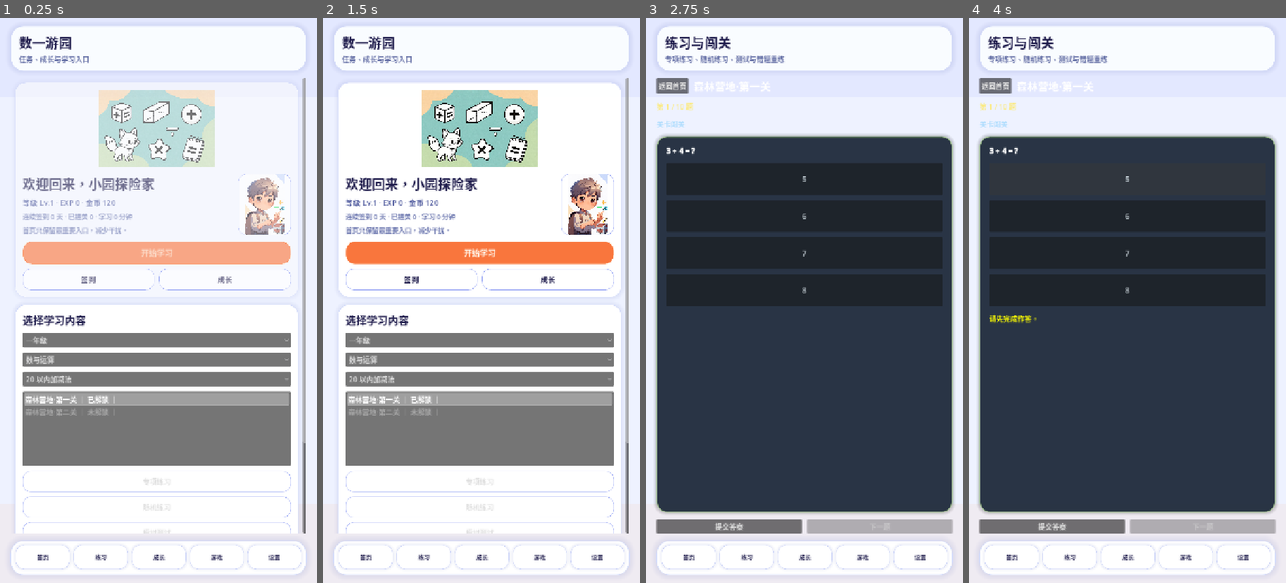
Above: before the commit, frames 1-4 (left to right).
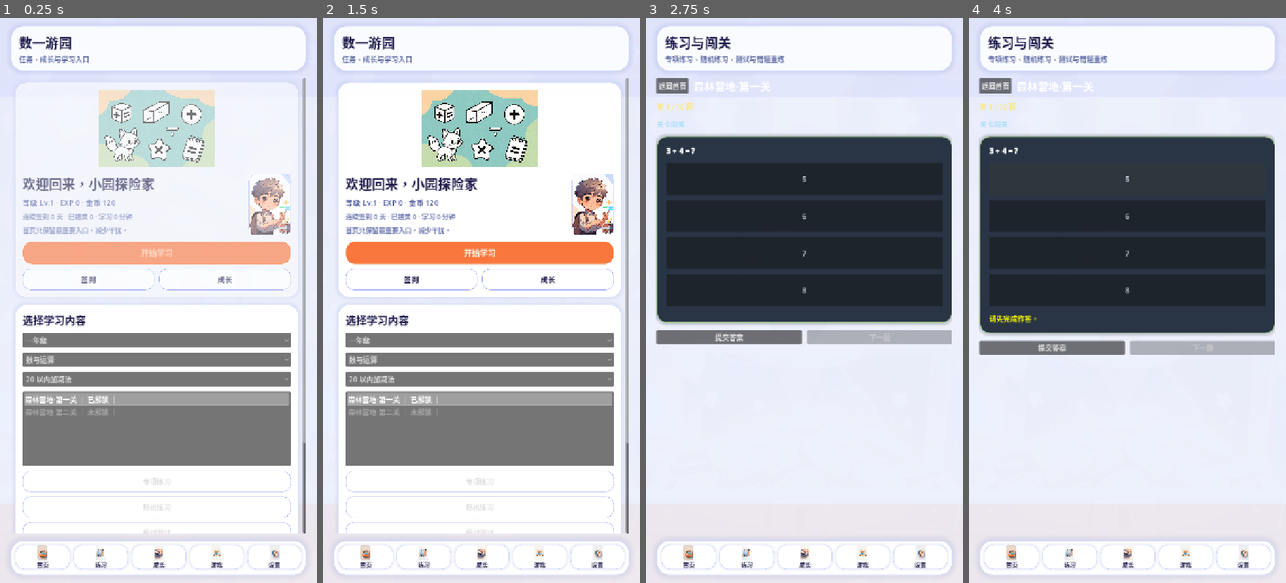
Above: after the commit, the same moments.

Repository: luminzon-ops/shuyi
Game: Godot game, scene res://scenes/App.tscn
Same seed, same stepped clock (60 frames per second), same inputs: the game is played once before the commit and once after it.
Inputs:
- Up to frame 1 (0.25 s): no input
- Up to frame 2 (1.5 s): click "开始学习" at 0.5 s; click "返回首页" at 1.25 s
- Up to frame 3 (2.75 s): click "开始学习" at 2 s
- Up to frame 4 (4 s): click "提交答案" at 2.75 s; click "5" at 3.5 s

The runs differ from the first frame. In frame 1, 1.4% of the frame differs, in the area x 11-92%, y 27-98%; in frame 2, 1.5%; in frame 3, 35%, in the area x 2-98%, y 21-98%; in frame 4, 33%.

Commit message:
fix: resolve broken asset references and improve mobile layout
- Replace 19 removed third-party asset references in 6 scenes with
  available generated assets (nav icons, mascots, module icons, effects)
- Add ScrollContainer to SettingsScreen and PracticeScreen for mobile
- Reduce MascotCard size in HomeScreen (120→96px) for text space
- Make click sound optional (graceful fallback when audio file missing)
- Fix VisualRow in MiniGameScreen to HBoxContainer (previous commit)

Co-Authored-By: Claude Opus 4.7 <noreply@anthropic.com>

Diff:
--- a/shuyi_playland/scenes/App.tscn
+++ b/shuyi_playland/scenes/App.tscn
@@ -1,12 +1,12 @@
 [gd_scene load_steps=13 format=3]
 
 [ext_resource type="Script" path="res://scripts/core/app.gd" id="1_app"]
-[ext_resource type="Texture2D" path="res://assets/mini_games/dungeon/tiles/0x72_DungeonTilesetII_v1.7.png" id="2_dungeon_bg"]
-[ext_resource type="Texture2D" path="res://assets/ui/icons/system/32x32/book_01a.png" id="3_nav_home"]
-[ext_resource type="Texture2D" path="res://assets/ui/icons/system/32x32/book_02a.png" id="4_nav_practice"]
-[ext_resource type="Texture2D" path="res://assets/ui/icons/system/32x32/crystal_01a.png" id="5_nav_growth"]
-[ext_resource type="Texture2D" path="res://assets/ui/icons/system/32x32/coin_01a.png" id="6_nav_game"]
-[ext_resource type="Texture2D" path="res://assets/ui/icons/system/32x32/gem_01a.png" id="7_nav_settings"]
+[ext_resource type="Texture2D" path="res://assets/generated/scenes/result_celebration_scene.jpg" id="2_dungeon_bg"]
+[ext_resource type="Texture2D" path="res://assets/generated/nav_home_icon_v2.png" id="3_nav_home"]
+[ext_resource type="Texture2D" path="res://assets/generated/nav_practice_icon_v2.png" id="4_nav_practice"]
+[ext_resource type="Texture2D" path="res://assets/generated/nav_growth_icon_v2.png" id="5_nav_growth"]
+[ext_resource type="Texture2D" path="res://assets/generated/nav_game_icon_v2.png" id="6_nav_game"]
+[ext_resource type="Texture2D" path="res://assets/generated/nav_settings_icon_v2.png" id="7_nav_settings"]
 
 [sub_resource type="StyleBoxFlat" id="StyleBoxFlat_app_header"]
 bg_color = Color(0.980392, 0.988235, 1, 0.98)
--- a/shuyi_playland/scenes/growth/GrowthScreen.tscn
+++ b/shuyi_playland/scenes/growth/GrowthScreen.tscn
@@ -1,9 +1,9 @@
 [gd_scene load_steps=9 format=3]
 
 [ext_resource type="Script" path="res://scripts/ui/growth_screen.gd" id="1"]
-[ext_resource type="Texture2D" path="res://assets/ui/icons/system/16x16/book_01a.png" id="2_growth_book"]
-[ext_resource type="Texture2D" path="res://assets/ui/icons/system/16x16/coin_01a.png" id="3_growth_coin"]
-[ext_resource type="Texture2D" path="res://assets/mini_games/pickups/food/Treasure/LittleTreasureChest.png" id="4_growth_chest"]
+[ext_resource type="Texture2D" path="res://assets/generated/modules/module_icon_arithmetic.jpg" id="2_growth_book"]
+[ext_resource type="Texture2D" path="res://assets/generated/modules/module_icon_mocktest.jpg" id="3_growth_coin"]
+[ext_resource type="Texture2D" path="res://assets/generated/effects/reward_burst_soft.jpg" id="4_growth_chest"]
 [ext_resource type="Texture2D" path="res://assets/generated/scenes/growth_center_scene.jpg" id="5_growth_scene"]
 [ext_resource type="Texture2D" path="res://assets/generated/mascot/mascot_hint_halfbody.jpg" id="6_growth_mascot"]
 
--- a/shuyi_playland/scenes/home/HomeScreen.tscn
+++ b/shuyi_playland/scenes/home/HomeScreen.tscn
@@ -136,7 +136,7 @@
 text = "只保留最重要的入口：开始学习、签到、成长。"
 
 [node name="MascotCard" type="PanelContainer" parent="ScrollContainer/ContentMargin/ContentVBox/HeroCard/HeroMargin/HeroVBox/HeroInfoRow"]
-custom_minimum_size = Vector2(120, 120)
+custom_minimum_size = Vector2(96, 96)
 layout_mode = 2
 size_flags_horizontal = 4
 theme_override_styles/panel = SubResource("StyleBoxFlat_home_secondary")
--- a/shuyi_playland/scenes/mini_games/MiniGameScreen.tscn
+++ b/shuyi_playland/scenes/mini_games/MiniGameScreen.tscn
@@ -1,12 +1,12 @@
 [gd_scene load_steps=11 format=3]
 
 [ext_resource type="Script" path="res://scripts/ui/mini_game_screen.gd" id="1"]
-[ext_resource type="Texture2D" path="res://assets/mini_games/dungeon/tiles/atlas_floor-16x16.png" id="2_mini_floor"]
-[ext_resource type="Texture2D" path="res://assets/characters/mascots/Character/NinjaGreen/SpriteSheet.png" id="3_mini_ninja"]
-[ext_resource type="Texture2D" path="res://assets/mini_games/pickups/food/Treasure/GoldCoin.png" id="4_mini_coin"]
-[ext_resource type="Texture2D" path="res://assets/mini_games/dungeon/props/doors_leaf_closed.png" id="5_mini_door"]
-[ext_resource type="Texture2D" path="res://assets/mini_games/dungeon/props/chest_full_open_anim_f0.png" id="6_mini_chest"]
-[ext_resource type="Texture2D" path="res://assets/effects/ui_feedback/Particle/Spark.png" id="7_mini_fx"]
+[ext_resource type="Texture2D" path="res://assets/generated/scenes/result_celebration_scene.jpg" id="2_mini_floor"]
+[ext_resource type="Texture2D" path="res://assets/generated/mascot/mascot_welcome_halfbody.jpg" id="3_mini_ninja"]
+[ext_resource type="Texture2D" path="res://assets/generated/modules/module_icon_mocktest.jpg" id="4_mini_coin"]
+[ext_resource type="Texture2D" path="res://assets/generated/modules/module_icon_signin.jpg" id="5_mini_door"]
+[ext_resource type="Texture2D" path="res://assets/generated/effects/reward_burst_soft.jpg" id="6_mini_chest"]
+[ext_resource type="Texture2D" path="res://assets/generated/effects/reward_bubbles_soft.jpg" id="7_mini_fx"]
 
 [sub_resource type="StyleBoxFlat" id="StyleBoxFlat_mini_button_normal"]
 bg_color = Color(0.301961, 0.278431, 0.709804, 0.98)
--- a/shuyi_playland/scenes/practice/PracticeScreen.tscn
+++ b/shuyi_playland/scenes/practice/PracticeScreen.tscn
@@ -33,89 +33,95 @@
 grow_horizontal = 2
 grow_vertical = 2
 
-[node name="MainVBox" type="VBoxContainer" parent="MainMargin"]
+[node name="ScrollContainer" type="ScrollContainer" parent="MainMargin"]
 layout_mode = 2
+size_flags_horizontal = 3
+size_flags_vertical = 3
+
+[node name="MainVBox" type="VBoxContainer" parent="MainMargin/ScrollContainer"]
+layout_mode = 2
+size_flags_horizontal = 3
 theme_override_constants/separation = 16
 
-[node name="TopRow" type="HBoxContainer" parent="MainMargin/MainVBox"]
+[node name="TopRow" type="HBoxContainer" parent="MainMargin/ScrollContainer/MainVBox"]
 layout_mode = 2
 theme_override_constants/separation = 12
 
-[node name="BackButton" type="Button" parent="MainMargin/MainVBox/TopRow"]
+[node name="BackButton" type="Button" parent="MainMargin/ScrollContainer/MainVBox/TopRow"]
 unique_name_in_owner = true
 layout_mode = 2
 text = "返回首页"
 
-[node name="LevelLabel" type="Label" parent="MainMargin/MainVBox/TopRow"]
+[node name="LevelLabel" type="Label" parent="MainMargin/ScrollContainer/MainVBox/TopRow"]
 unique_name_in_owner = true
 layout_mode = 2
 size_flags_horizontal = 3
 theme_override_font_sizes/font_size = 24
 text = "关卡"
 
-[node name="ProgressLabel" type="Label" parent="MainMargin/MainVBox"]
+[node name="ProgressLabel" type="Label" parent="MainMargin/ScrollContainer/MainVBox"]
 unique_name_in_owner = true
 layout_mode = 2
 theme_override_colors/font_color = Color(0.984314, 0.913725, 0.478431, 1)
 text = "第 1 / 10 题"
 
-[node name="ModeLabel" type="Label" parent="MainMargin/MainVBox"]
+[node name="ModeLabel" type="Label" parent="MainMargin/ScrollContainer/MainVBox"]
 unique_name_in_owner = true
 layout_mode = 2
 theme_override_colors/font_color = Color(0.694118, 0.866667, 0.992157, 1)
 text = "关卡闯关"
 
-[node name="QuestionCard" type="PanelContainer" parent="MainMargin/MainVBox"]
+[node name="QuestionCard" type="PanelContainer" parent="MainMargin/ScrollContainer/MainVBox"]
 layout_mode = 2
 size_flags_vertical = 3
 theme_override_styles/panel = SubResource("StyleBoxFlat_practice_panel")
 
-[node name="QuestionMargin" type="MarginContainer" parent="MainMargin/MainVBox/QuestionCard"]
+[node name="QuestionMargin" type="MarginContainer" parent="MainMargin/ScrollContainer/MainVBox/QuestionCard"]
 layout_mode = 2
 theme_override_constants/margin_left = 20
 theme_override_constants/margin_top = 20
 theme_override_constants/margin_right = 20
 theme_override_constants/margin_bottom = 20
 
-[node name="QuestionVBox" type="VBoxContainer" parent="MainMargin/MainVBox/QuestionCard/QuestionMargin"]
+[node name="QuestionVBox" type="VBoxContainer" parent="MainMargin/ScrollContainer/MainVBox/QuestionCard/QuestionMargin"]
 layout_mode = 2
 theme_override_constants/separation = 16
 
-[node name="QuestionLabel" type="RichTextLabel" parent="MainMargin/MainVBox/QuestionCard/QuestionMargin/QuestionVBox"]
+[node name="QuestionLabel" type="RichTextLabel" parent="MainMargin/ScrollContainer/MainVBox/QuestionCard/QuestionMargin/QuestionVBox"]
 unique_name_in_owner = true
 layout_mode = 2
 bbcode_enabled = true
 fit_content = true
 scroll_active = false
 
-[node name="OptionContainer" type="VBoxContainer" parent="MainMargin/MainVBox/QuestionCard/QuestionMargin/QuestionVBox"]
+[node name="OptionContainer" type="VBoxContainer" parent="MainMargin/ScrollContainer/MainVBox/QuestionCard/QuestionMargin/QuestionVBox"]
 unique_name_in_owner = true
 layout_mode = 2
 theme_override_constants/separation = 12
 
-[node name="AnswerInput" type="LineEdit" parent="MainMargin/MainVBox/QuestionCard/QuestionMargin/QuestionVBox"]
+[node name="AnswerInput" type="LineEdit" parent="MainMargin/ScrollContainer/MainVBox/QuestionCard/QuestionMargin/QuestionVBox"]
 unique_name_in_owner = true
 layout_mode = 2
 placeholder_text = "请输入答案"
 
-[node name="FeedbackLabel" type="RichTextLabel" parent="MainMargin/MainVBox/QuestionCard/QuestionMargin/QuestionVBox"]
+[node name="FeedbackLabel" type="RichTextLabel" parent="MainMargin/ScrollContainer/MainVBox/QuestionCard/QuestionMargin/QuestionVBox"]
 unique_name_in_owner = true
 layout_mode = 2
 bbcode_enabled = true
 fit_content = true
 scroll_active = false
 
-[node name="ActionRow" type="HBoxContainer" parent="MainMargin/MainVBox"]
+[node name="ActionRow" type="HBoxContainer" parent="MainMargin/ScrollContainer/MainVBox"]
 layout_mode = 2
 theme_override_constants/separation = 12
 
-[node name="SubmitButton" type="Button" parent="MainMargin/MainVBox/ActionRow"]
+[node name="SubmitButton" type="Button" parent="MainMargin/ScrollContainer/MainVBox/ActionRow"]
 unique_name_in_owner = true
 layout_mode = 2
 size_flags_horizontal = 3
 text = "提交答案"
 
-[node name="NextButton" type="Button" parent="MainMargin/MainVBox/ActionRow"]
+[node name="NextButton" type="Button" parent="MainMargin/ScrollContainer/MainVBox/ActionRow"]
 unique_name_in_owner = true
 layout_mode = 2
 size_flags_horizontal = 3
--- a/shuyi_playland/scenes/result/ResultScreen.tscn
+++ b/shuyi_playland/scenes/result/ResultScreen.tscn
@@ -1,10 +1,10 @@
 [gd_scene load_steps=11 format=3]
 
 [ext_resource type="Script" path="res://scripts/ui/result_screen.gd" id="1"]
-[ext_resource type="Texture2D" path="res://assets/mini_games/pickups/food/Treasure/BigTreasureChest.png" id="2_result_chest"]
-[ext_resource type="Texture2D" path="res://assets/ui/icons/system/16x16/coin_01a.png" id="3_result_coin"]
+[ext_resource type="Texture2D" path="res://assets/generated/mascot/mascot_celebration_halfbody.jpg" id="2_result_chest"]
+[ext_resource type="Texture2D" path="res://assets/generated/modules/module_icon_mocktest.jpg" id="3_result_coin"]
 [ext_resource type="Texture2D" path="res://assets/generated/effects/reward_burst_soft.jpg" id="4_result_fx"]
-[ext_resource type="Texture2D" path="res://assets/ui/buttons/03.png" id="5_result_ui"]
+[ext_resource type="Texture2D" path="res://assets/generated/effects/reward_bubbles_soft.jpg" id="5_result_ui"]
 [ext_resource type="Texture2D" path="res://assets/generated/scenes/result_celebration_scene.jpg" id="6_result_scene"]
 [ext_resource type="Texture2D" path="res://assets/generated/mascot/mascot_celebration_halfbody.jpg" id="7_result_mascot"]
 
--- a/shuyi_playland/scenes/settings/SettingsScreen.tscn
+++ b/shuyi_playland/scenes/settings/SettingsScreen.tscn
@@ -19,31 +19,37 @@
 grow_horizontal = 2
 grow_vertical = 2
 
-[node name="VBox" type="VBoxContainer" parent="Margin"]
+[node name="ScrollContainer" type="ScrollContainer" parent="Margin"]
 layout_mode = 2
+size_flags_horizontal = 3
+size_flags_vertical = 3
+
+[node name="VBox" type="VBoxContainer" parent="Margin/ScrollContainer"]
+layout_mode = 2
+size_flags_horizontal = 3
 theme_override_constants/separation = 16
 
-[node name="Title" type="Label" parent="Margin/VBox"]
+[node name="Title" type="Label" parent="Margin/ScrollContainer/VBox"]
 layout_mode = 2
 theme_override_font_sizes/font_size = 28
 text = "设置中心"
 
-[node name="SoundToggle" type="CheckBox" parent="Margin/VBox"]
+[node name="SoundToggle" type="CheckBox" parent="Margin/ScrollContainer/VBox"]
 unique_name_in_owner = true
 layout_mode = 2
 text = "开启音效"
 
-[node name="AnimationToggle" type="CheckBox" parent="Margin/VBox"]
+[node name="AnimationToggle" type="CheckBox" parent="Margin/ScrollContainer/VBox"]
 unique_name_in_owner = true
 layout_mode = 2
 text = "开启动画效果"
 
-[node name="EyeCareToggle" type="CheckBox" parent="Margin/VBox"]
+[node name="EyeCareToggle" type="CheckBox" parent="Margin/ScrollContainer/VBox"]
 unique_name_in_owner = true
 layout_mode = 2
 text = "开启护眼提醒"
 
-[node name="EyeCareSlider" type="HSlider" parent="Margin/VBox"]
+[node name="EyeCareSlider" type="HSlider" parent="Margin/ScrollContainer/VBox"]
 unique_name_in_owner = true
 layout_mode = 2
 min_value = 10.0
@@ -51,50 +57,50 @@
 step = 5.0
 value = 20.0
 
-[node name="BackupCard" type="PanelContainer" parent="Margin/VBox"]
+[node name="BackupCard" type="PanelContainer" parent="Margin/ScrollContainer/VBox"]
 layout_mode = 2
 
-[node name="BackupMargin" type="MarginContainer" parent="Margin/VBox/BackupCard"]
+[node name="BackupMargin" type="MarginContainer" parent="Margin/ScrollContainer/VBox/BackupCard"]
 layout_mode = 2
 theme_override_constants/margin_left = 16
 theme_override_constants/margin_top = 16
 theme_override_constants/margin_right = 16
 theme_override_constants/margin_bottom = 16
 
-[node name="BackupVBox" type="VBoxContainer" parent="Margin/VBox/BackupCard/BackupMargin"]
+[node name="BackupVBox" type="VBoxContainer" parent="Margin/ScrollContainer/VBox/BackupCard/BackupMargin"]
 layout_mode = 2
 theme_override_constants/separation = 12
 
-[node name="BackupLabel" type="Label" parent="Margin/VBox/BackupCard/BackupMargin/BackupVBox"]
+[node name="BackupLabel" type="Label" parent="Margin/ScrollContainer/VBox/BackupCard/BackupMargin/BackupVBox"]
 unique_name_in_owner = true
 layout_mode = 2
 autowrap_mode = 3
 text = "备份状态"
 
-[node name="ExportButton" type="Button" parent="Margin/VBox/BackupCard/BackupMargin/BackupVBox"]
+[node name="ExportButton" type="Button" parent="Margin/ScrollContainer/VBox/BackupCard/BackupMargin/BackupVBox"]
 unique_name_in_owner = true
 layout_mode = 2
 text = "导出备份"
 
-[node name="ImportButton" type="Button" parent="Margin/VBox/BackupCard/BackupMargin/BackupVBox"]
+[node name="ImportButton" type="Button" parent="Margin/ScrollContainer/VBox/BackupCard/BackupMargin/BackupVBox"]
 unique_name_in_owner = true
 layout_mode = 2
 text = "导入备份"
 
-[node name="VersionLabel" type="Label" parent="Margin/VBox"]
+[node name="VersionLabel" type="Label" parent="Margin/ScrollContainer/VBox"]
 unique_name_in_owner = true
 layout_mode = 2
 autowrap_mode = 3
 text = "版本信息"
 
-[node name="HelpLabel" type="RichTextLabel" parent="Margin/VBox"]
+[node name="HelpLabel" type="RichTextLabel" parent="Margin/ScrollContainer/VBox"]
 unique_name_in_owner = true
 layout_mode = 2
 bbcode_enabled = true
 fit_content = true
 scroll_active = false
 
-[node name="RoadmapLabel" type="Label" parent="Margin/VBox"]
+[node name="RoadmapLabel" type="Label" parent="Margin/ScrollContainer/VBox"]
 layout_mode = 2
 autowrap_mode = 3
 theme_override_colors/font_color = Color(0.745098, 0.827451, 0.913725, 1)
--- a/shuyi_playland/scenes/sign_in/SignInScreen.tscn
+++ b/shuyi_playland/scenes/sign_in/SignInScreen.tscn
@@ -2,7 +2,7 @@
 
 [ext_resource type="Script" path="res://scripts/ui/sign_in_screen.gd" id="1"]
 [ext_resource type="Texture2D" path="res://assets/generated/mascot/mascot_celebration_halfbody.jpg" id="2_signin_mascot"]
-[ext_resource type="Texture2D" path="res://assets/mini_games/pickups/food/Treasure/BigTreasureChest.png" id="3_signin_chest"]
+[ext_resource type="Texture2D" path="res://assets/generated/mascot/mascot_celebration_halfbody.jpg" id="3_signin_chest"]
 [ext_resource type="Texture2D" path="res://assets/generated/effects/reward_bubbles_soft.jpg" id="4_signin_fx"]
 [ext_resource type="Texture2D" path="res://assets/generated/scenes/signin_reward_scene.jpg" id="5_signin_scene"]
 [ext_resource type="Texture2D" path="res://assets/generated/modules/module_icon_signin.jpg" id="6_signin_icon"]
--- a/shuyi_playland/scripts/core/app.gd
+++ b/shuyi_playland/scripts/core/app.gd
@@ -9,7 +9,6 @@
 const ACHIEVEMENT_SCENE := preload("res://scenes/achievements/AchievementScreen.tscn")
 const RESULT_SCENE := preload("res://scenes/result/ResultScreen.tscn")
 const MINI_GAME_SCENE := preload("res://scenes/mini_games/MiniGameScreen.tscn")
-const CLICK_SOUND := preload("res://assets/Audio/Sounds/Menu/Accept6.wav")
 
 @onready var title_label: Label = %TitleLabel
 @onready var subtitle_label: Label = %SubtitleLabel
@@ -33,10 +32,13 @@
 
 
 func _ready() -> void:
-	click_player = AudioStreamPlayer.new()
-	click_player.stream = CLICK_SOUND
-	click_player.bus = "Master"
-	add_child(click_player)
+	# Click sound is optional (asset may not be available)
+	var click_sound_path := "res://assets/Audio/Sounds/Menu/Accept6.wav"
+	if ResourceLoader.exists(click_sound_path):
+		click_player = AudioStreamPlayer.new()
+		click_player.stream = load(click_sound_path)
+		click_player.bus = "Master"
+		add_child(click_player)
 	home_screen = HOME_SCENE.instantiate()
 	practice_screen = PRACTICE_SCENE.instantiate()
 	settings_screen = SETTINGS_SCENE.instantiate()
